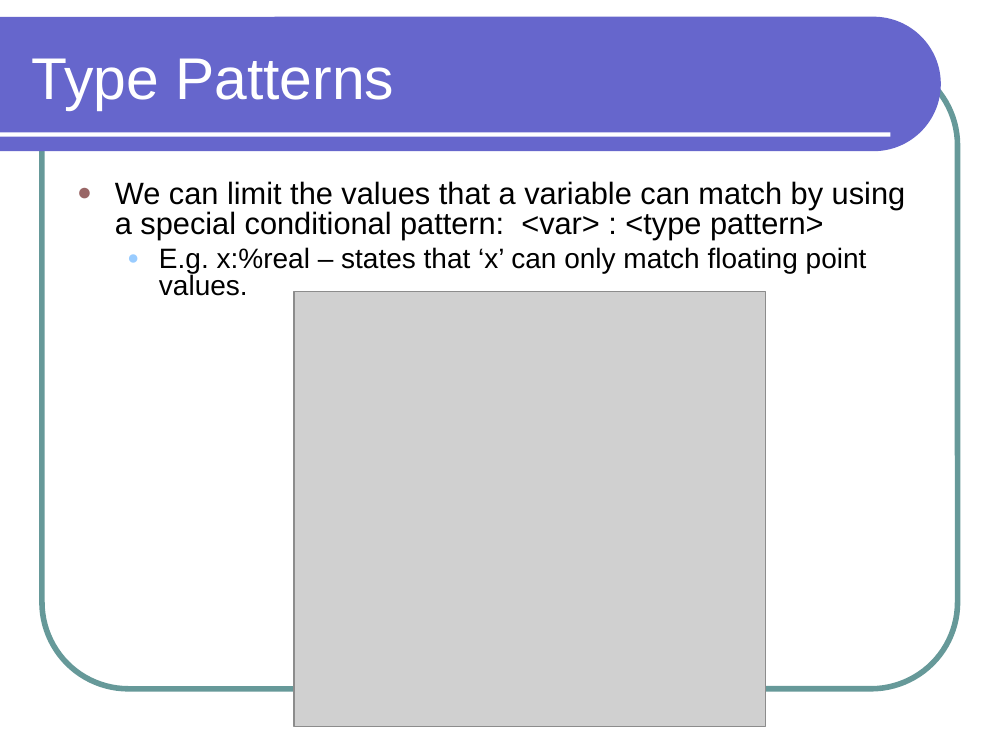
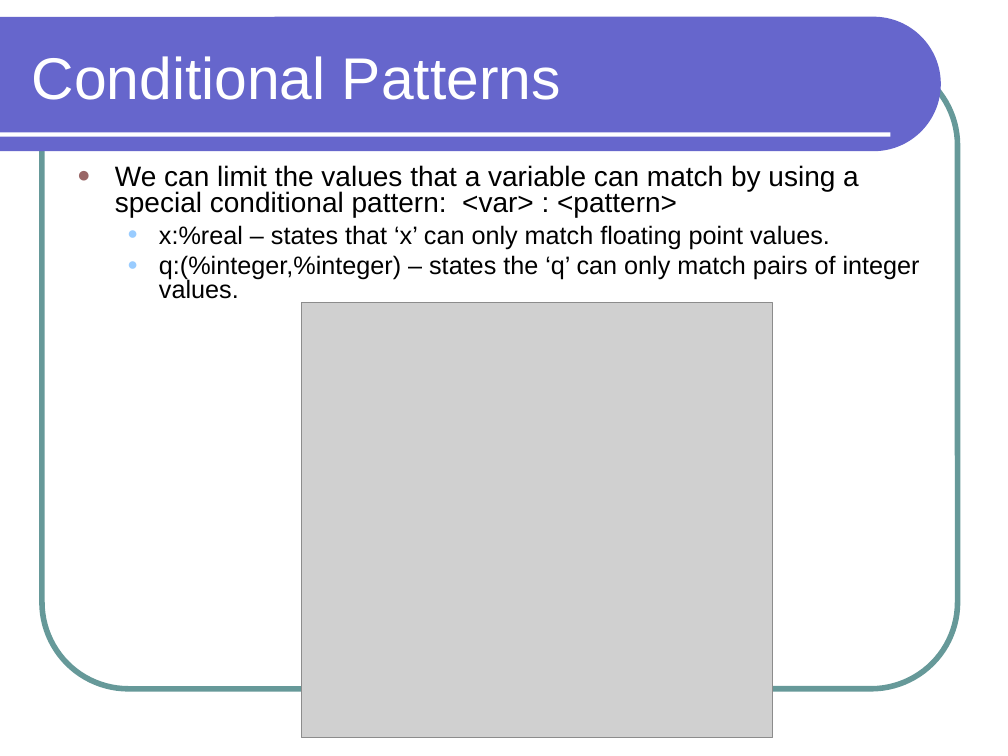
Before and after one commit to lutzhamel/CSC301, a slide deck: slide 22 of notes/csc301-ln013.ppt (slide 19 before the commit). Drawn at 1008x756 pixels with LibreOffice and Linux fonts; fonts in the diff are those of the drawing; grey boxes stand for pictures. Boxes give left, top, right and bottom in pixels: in the first picture for what was removed or moved away, otherwise in the second. Text is boxed around its words. In the diff, an @@ line names an element or a change of style, - is before the commit and + after.

```diff
--- a/notes/csc301-ln013.ppt
+++ b/notes/csc301-ln013.ppt
@@ title at <box>32,56,561,100</box>: text changed @@
-Type Patterns
+Conditional Patterns
@@ text at <box>115,165,920,299</box>: text changed; size 22 to 18 pt @@
-● We can limit the values that a variable can match by using a special conditional pattern: <var> : <type pattern>
-  ● E.g. x:%real – states that ‘x’ can only match floating point values.
+● We can limit the values that a variable can match by using a special conditional pattern: <var> : <pattern>
+  ● x:%real – states that ‘x’ can only match floating point values.
+  ● q:(%integer,%integer) – states the ‘q’ can only match pairs of integer values.
@@ picture: place and size @@
-picture at <box>294,291,765,727</box>
+picture at <box>301,302,772,738</box>
```
Also in this commit, not shown: 7 other slides changed, 7 slides added, 4 other files.
